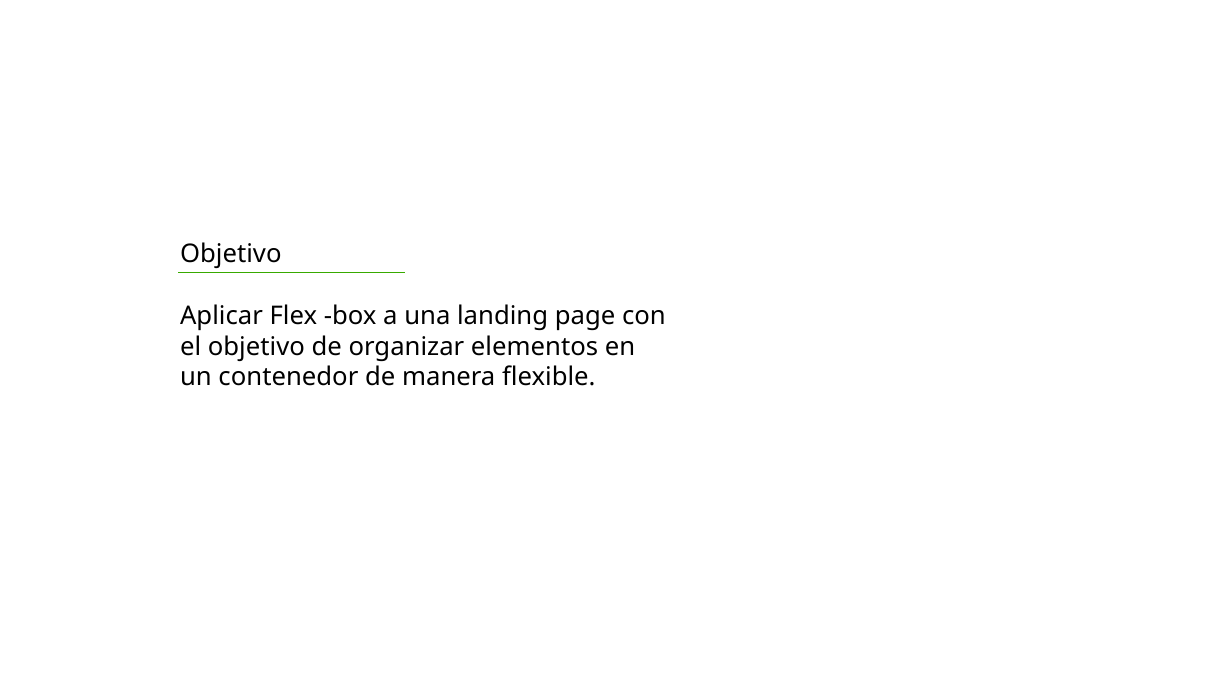
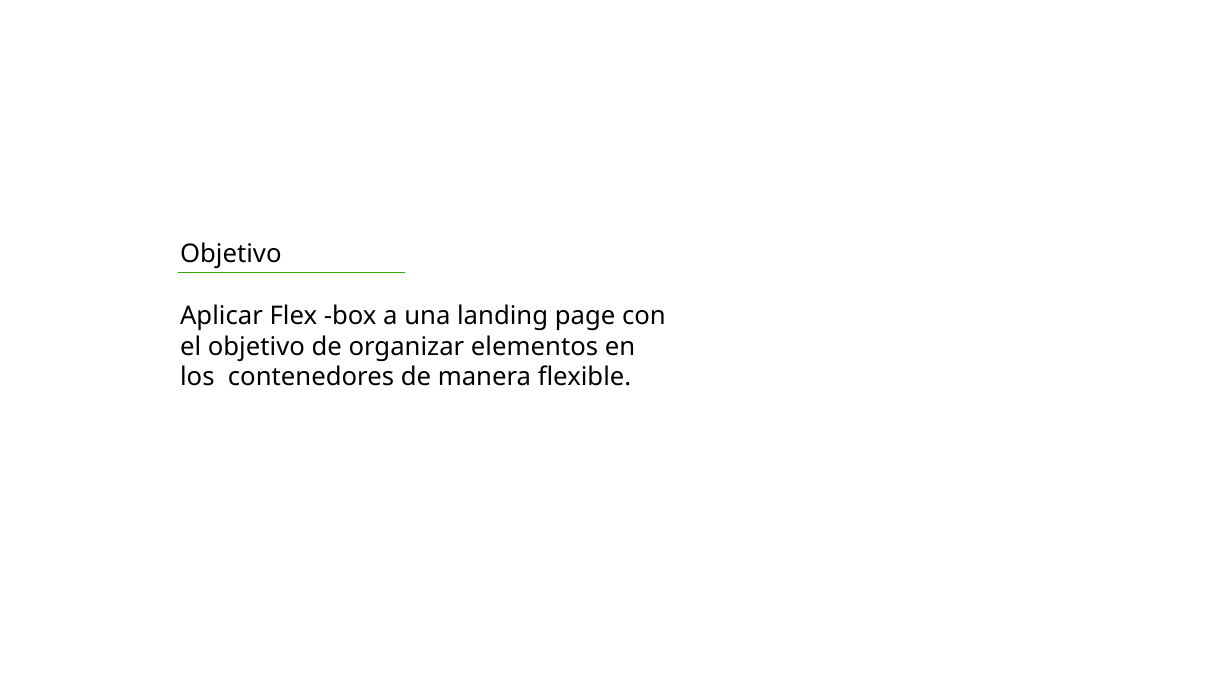
Before and after one commit to jogard24/modificarflexbox, a slide deck: slide 2 of presentacionpptx/flexbox.pptx. Drawn at 1232x693 pixels with LibreOffice and Linux fonts; fonts in the diff are those of the drawing; background and template pictures are left out. Boxes give left, top, right and bottom in pixels: in the first picture for what was removed or moved away, otherwise in the second. Text is boxed around its words. In the diff, an @@ line names an element or a change of style, - is before the commit and + after.

```diff
--- a/presentacionpptx/flexbox.pptx
+++ b/presentacionpptx/flexbox.pptx
@@ text at box(180, 304, 666, 386): text changed @@
-Aplicar Flex -box a una landing page con el objetivo de organizar elementos en un contenedor de manera flexible.
+Aplicar Flex -box a una landing page con el objetivo de organizar elementos en los contenedores de manera flexible.
```
Also in this commit, not shown: 1 other slide changed, 1 slide added, 1 other file.
